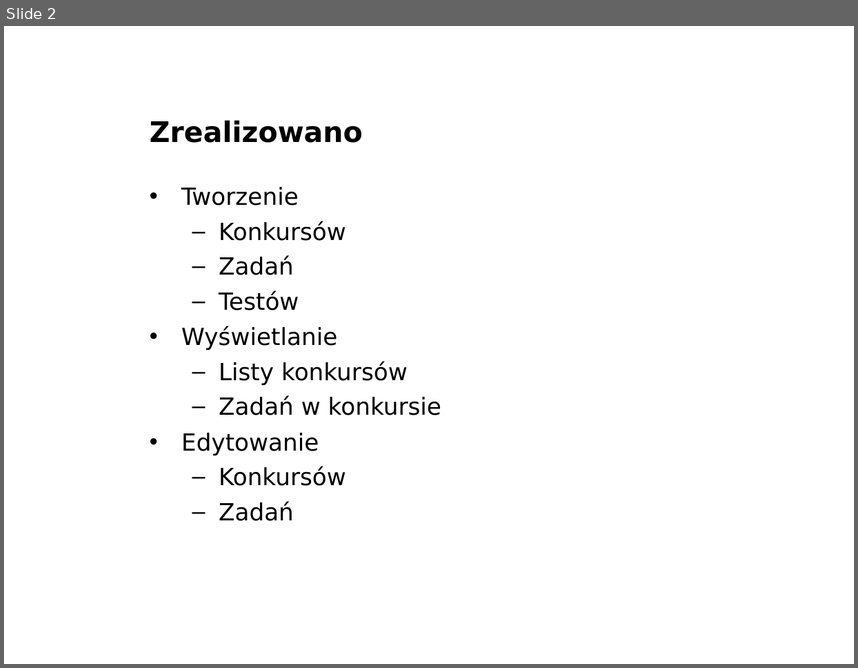
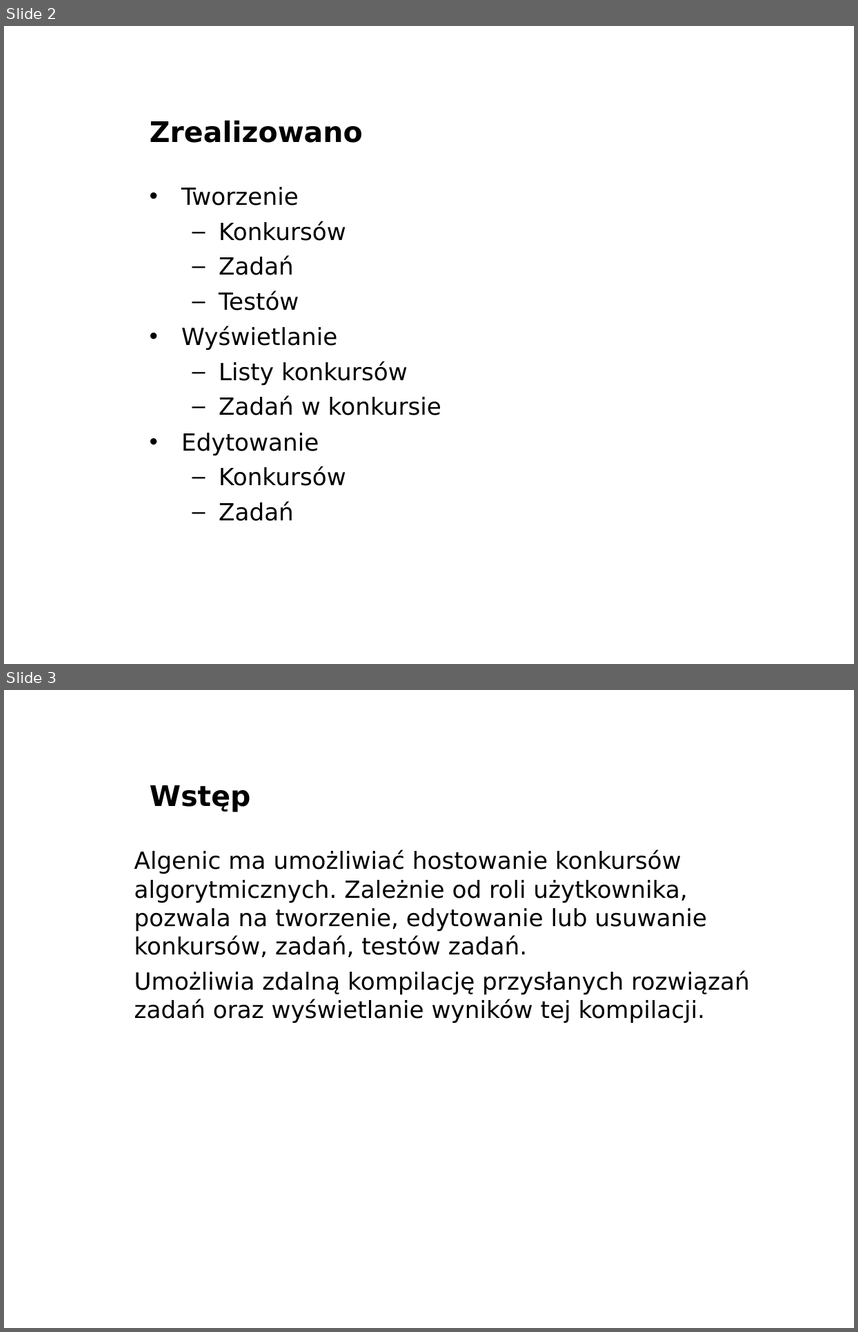
Before and after one commit to marax27/Algenic, a slide deck: docs/Presentation/AlgenicPresentation.odp. Shown one above the other, each under a label of ours: slide 2 before the commit, slides 2 and 3 after it. The pictures are 858x668 and 858x1332 pixels, drawn with LibreOffice and Linux fonts; fonts in the diff are those of the drawing; background and template pictures are left out. Boxes give left, top, right and bottom in pixels: in the first picture for what was removed or moved away, otherwise in the second. Text is boxed around its words. In the diff, an @@ line names an element or a change of style, - is before the commit and + after.

Commit message:
Update documentation, presentation

```diff
--- a/docs/Presentation/AlgenicPresentation.odp
+++ b/docs/Presentation/AlgenicPresentation.odp
@@ slide 3 added at (x1=4, y1=690, x2=854, y2=1328), background picture (left out) @@
@@ title added at (x1=150, y1=785, x2=251, y2=812), 24 pt, text #000000, bold @@
+Wstęp
@@ text added at (x1=134, y1=850, x2=749, y2=1023), 20 pt, text #000000 @@
+Algenic ma umożliwiać hostowanie konkursów algorytmicznych. Zależnie od roli użytkownika, pozwala na tworzenie, edytowanie lub usuwanie konkursów, zadań, testów zadań.
+Umożliwia zdalną kompilację przysłanych rozwiązań zadań oraz wyświetlanie wyników tej kompilacji.
@@ text added at (x1=714, y1=1305, x2=854, y2=1328), 11 pt, text #FFFFFF, bold @@
+www.agh.edu.pl
```
Also in this commit, not shown: 4 other files.
